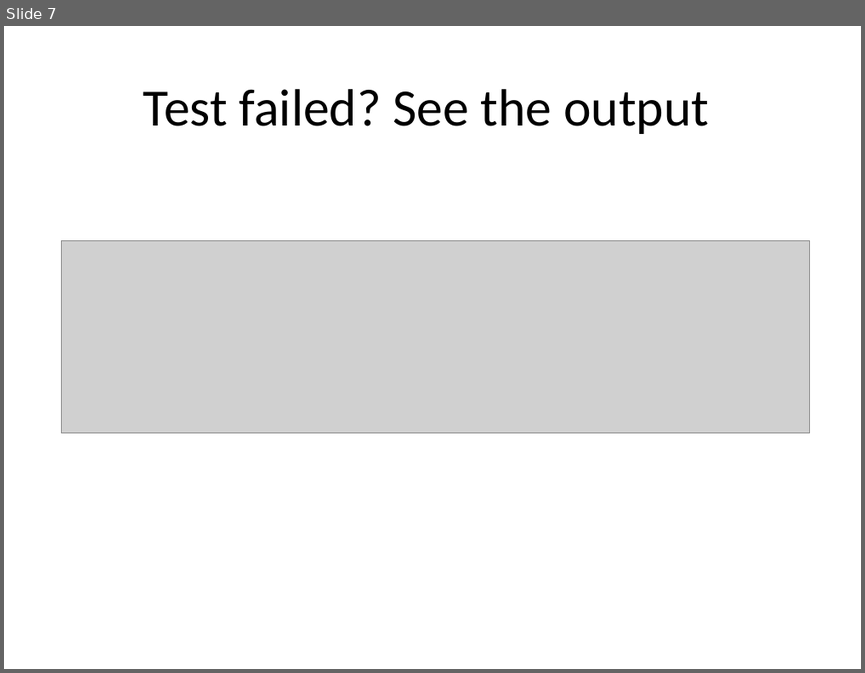
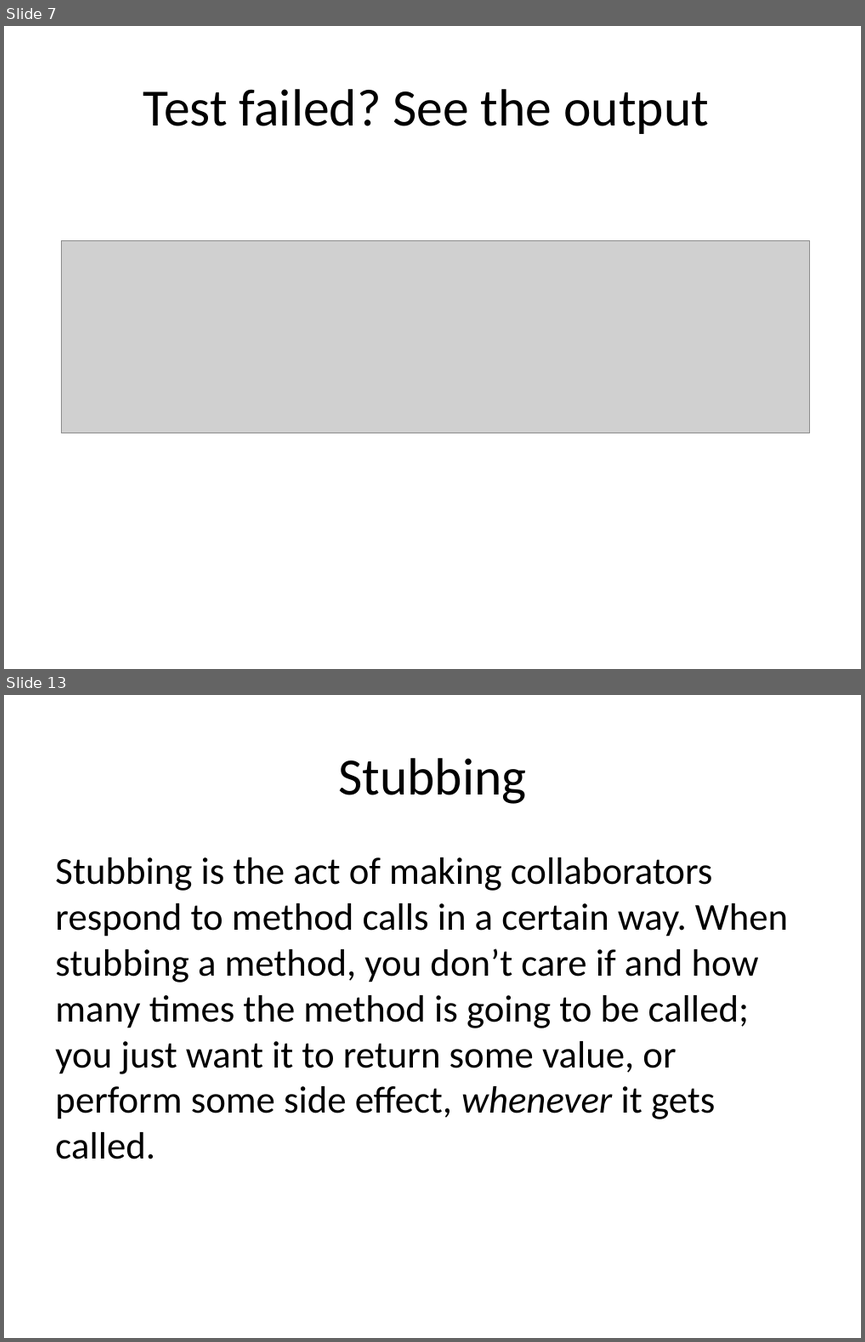
Before and after one commit to tomkasp/spock-presentation, a slide deck: Spock presentation.pptx. Shown one above the other, each under a label of ours: slide 7 before the commit, slides 7 and 13 after it; the slides between them are not shown. The pictures are 865x673 and 865x1342 pixels, drawn with LibreOffice and Linux fonts; fonts in the diff are those of the drawing; grey boxes stand for pictures. Boxes give left, top, right and bottom in pixels: in the first picture for what was removed or moved away, otherwise in the second. Text is boxed around its words. In the diff, an @@ line names an element or a change of style, - is before the commit and + after.

```diff
--- a/Spock presentation.pptx
+++ b/Spock presentation.pptx
@@ slide 13 added at (4, 695, 861, 1338), background #FFFFFF @@
@@ title added at (338, 758, 526, 804), 44 pt, text #000000 @@
+Stubbing
@@ text added at (55, 857, 788, 1159), 32 pt, text #000000 @@
+Stubbing is the act of making collaborators respond to method calls in a certain way. When stubbing a method, you don’t care if and how many times the method is going to be called; you just want it to return some value, or perform some side effect, whenever it gets called.
```
Also in this commit, not shown: 1 slide changed, 7 other slides added, 2 other files.
